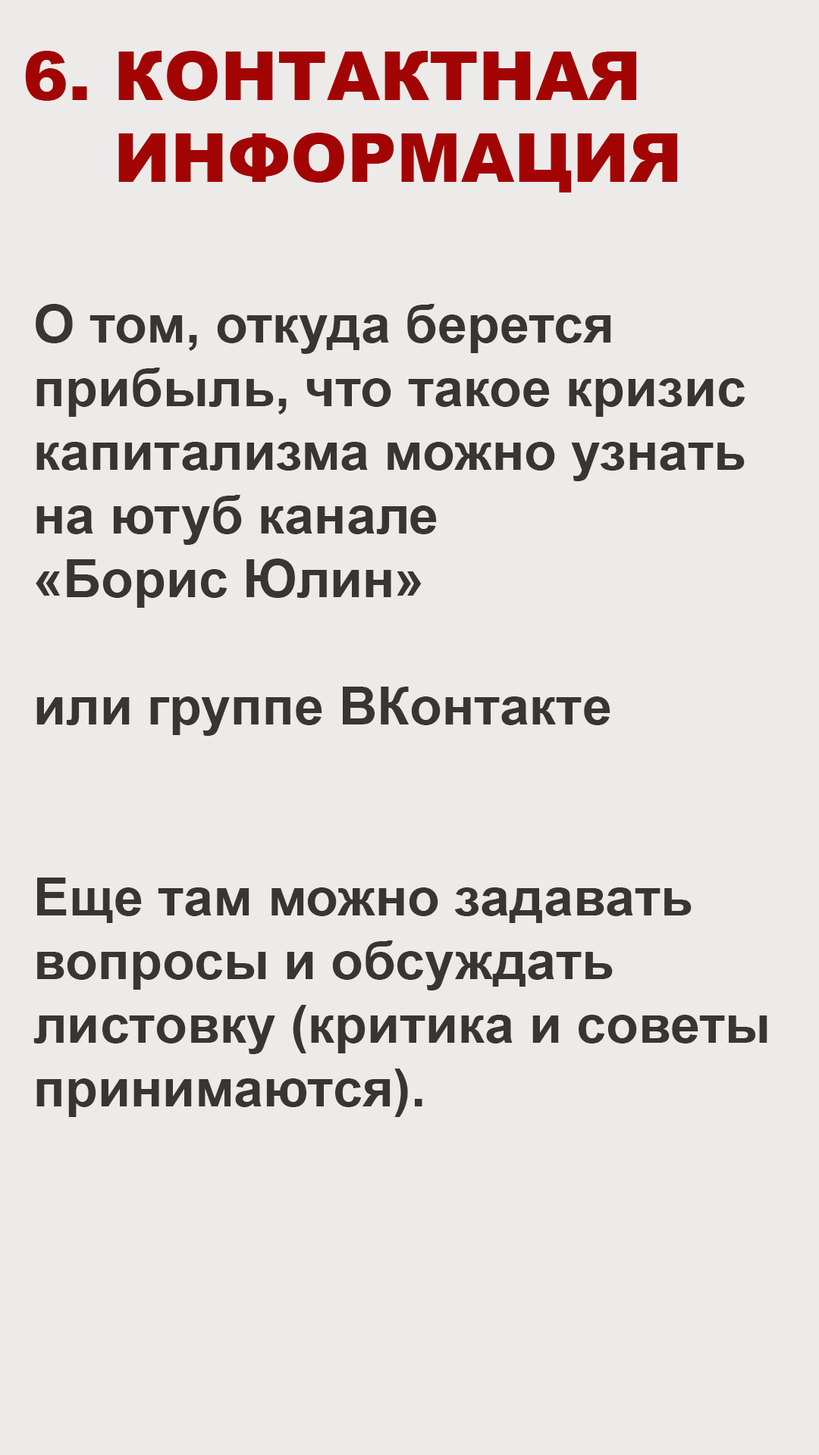
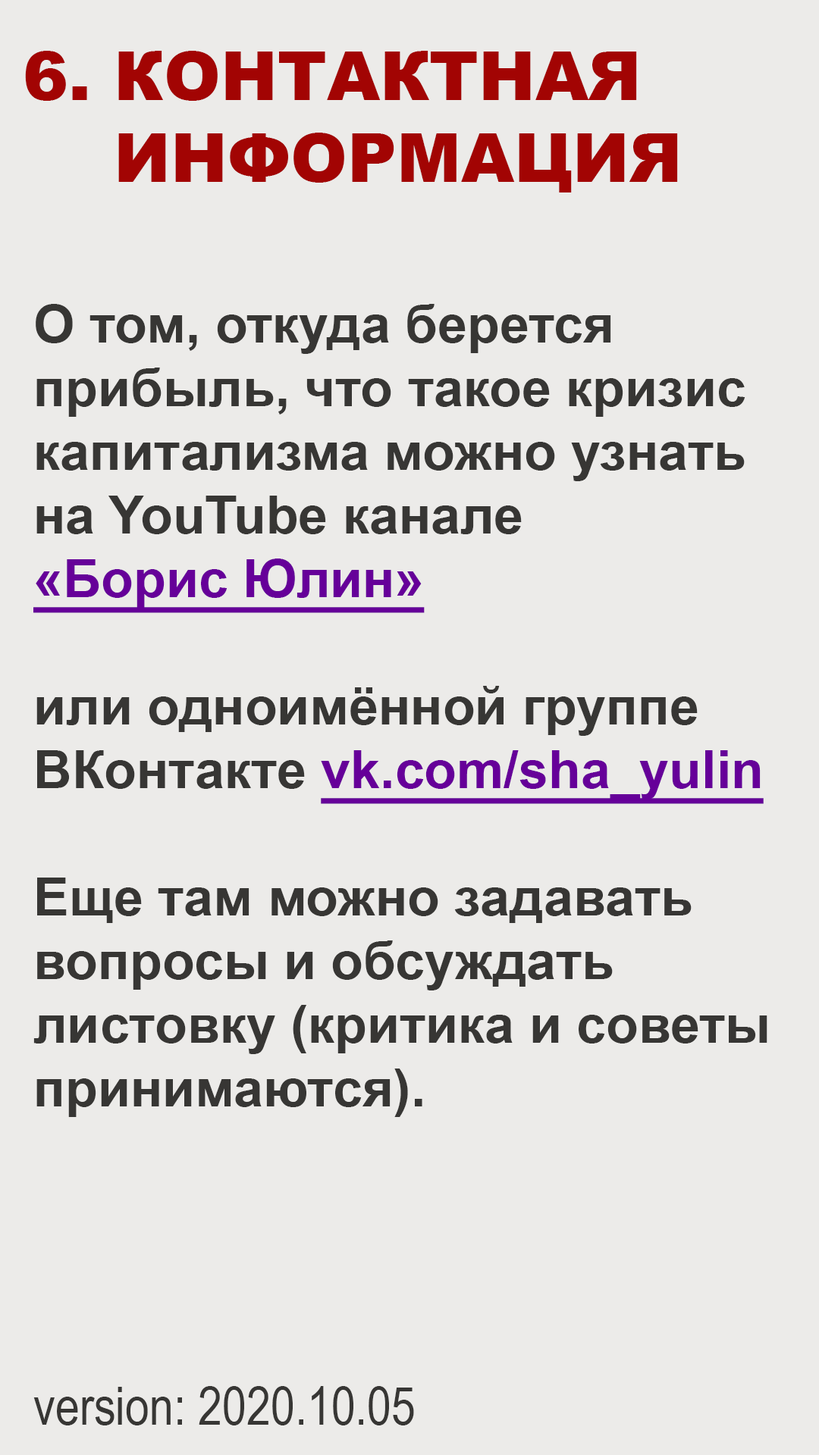
Layered file, before and after one edit (819x1455). Changes by layer:
painted on "О том, откуда берется прибыль, что такое кризис капитализма мо" over [33, 494, 764, 1426]
